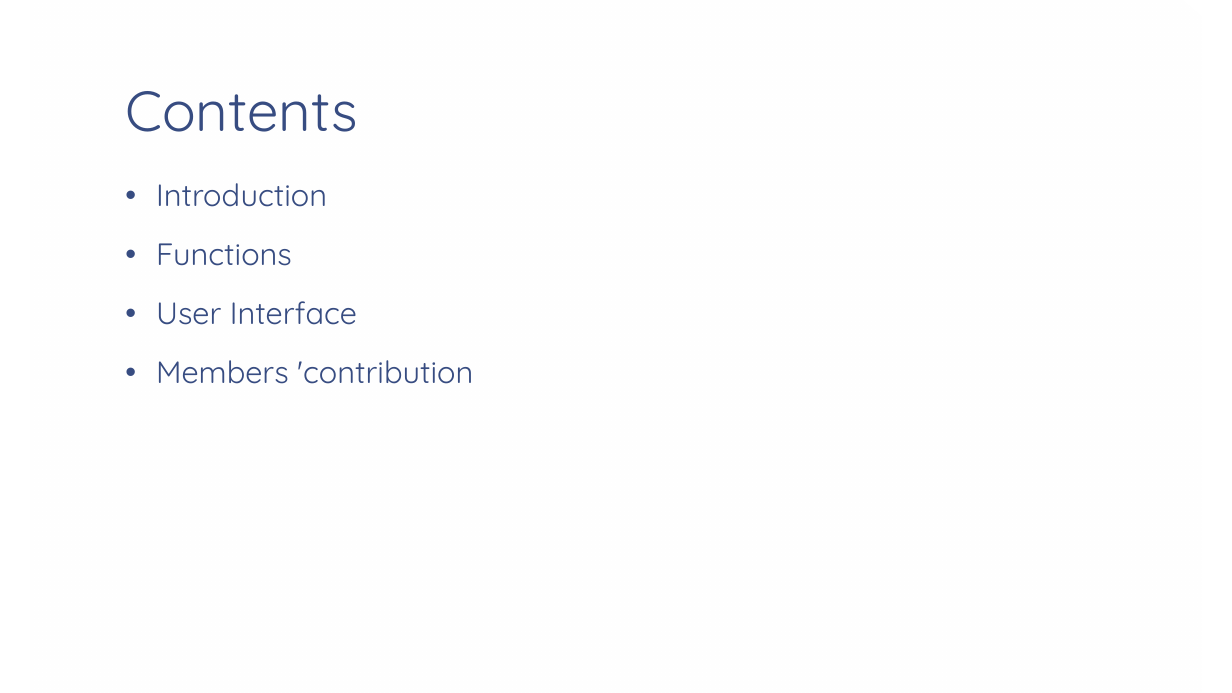
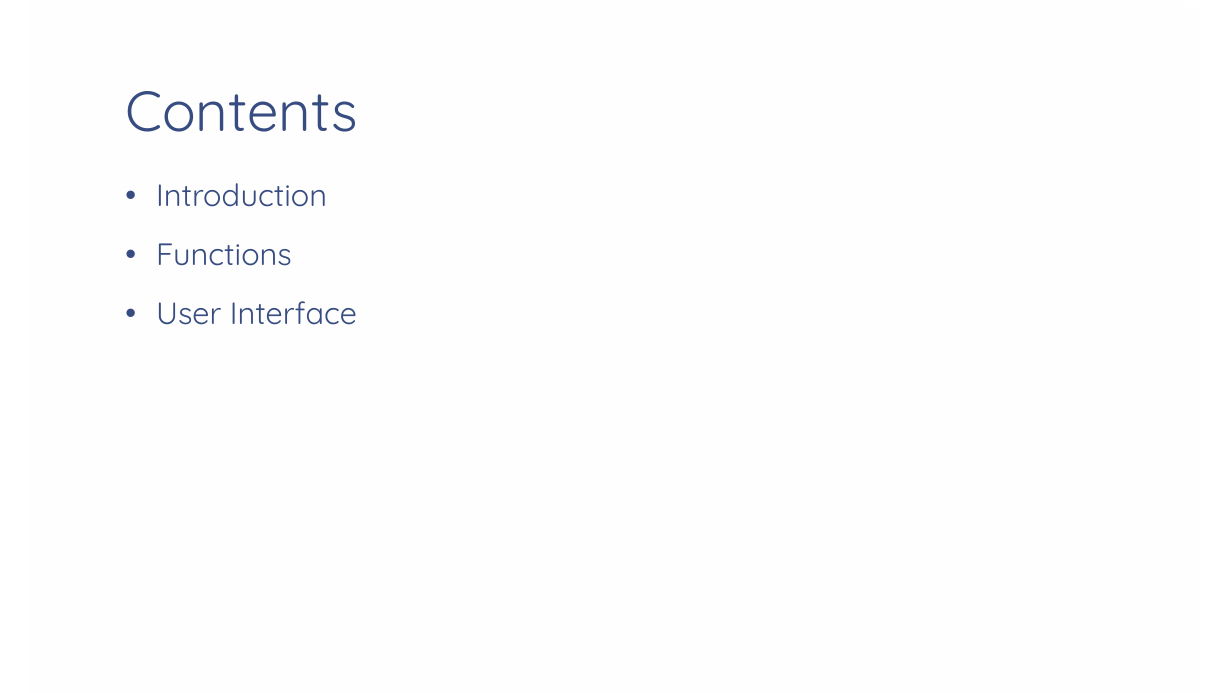
Before and after one commit to HengWeiBin/AndoridProject2020, a slide deck: slide 2 of Android Final Project.pptx. Drawn at 1232x693 pixels with LibreOffice and Linux fonts; fonts in the diff are those of the drawing; background and template pictures are left out. Boxes give left, top, right and bottom in pixels: in the first picture for what was removed or moved away, otherwise in the second. Text is boxed around its words. In the diff, an @@ line names an element or a change of style, - is before the commit and + after.

```diff
--- a/Android Final Project.pptx
+++ b/Android Final Project.pptx
@@ text at [156, 360, 473, 384]: paragraph removed @@
-• Members 'contribution
```
Also in this commit, not shown: 1 other slide changed, 2 slides added, 3 slides removed, 7 other files.
